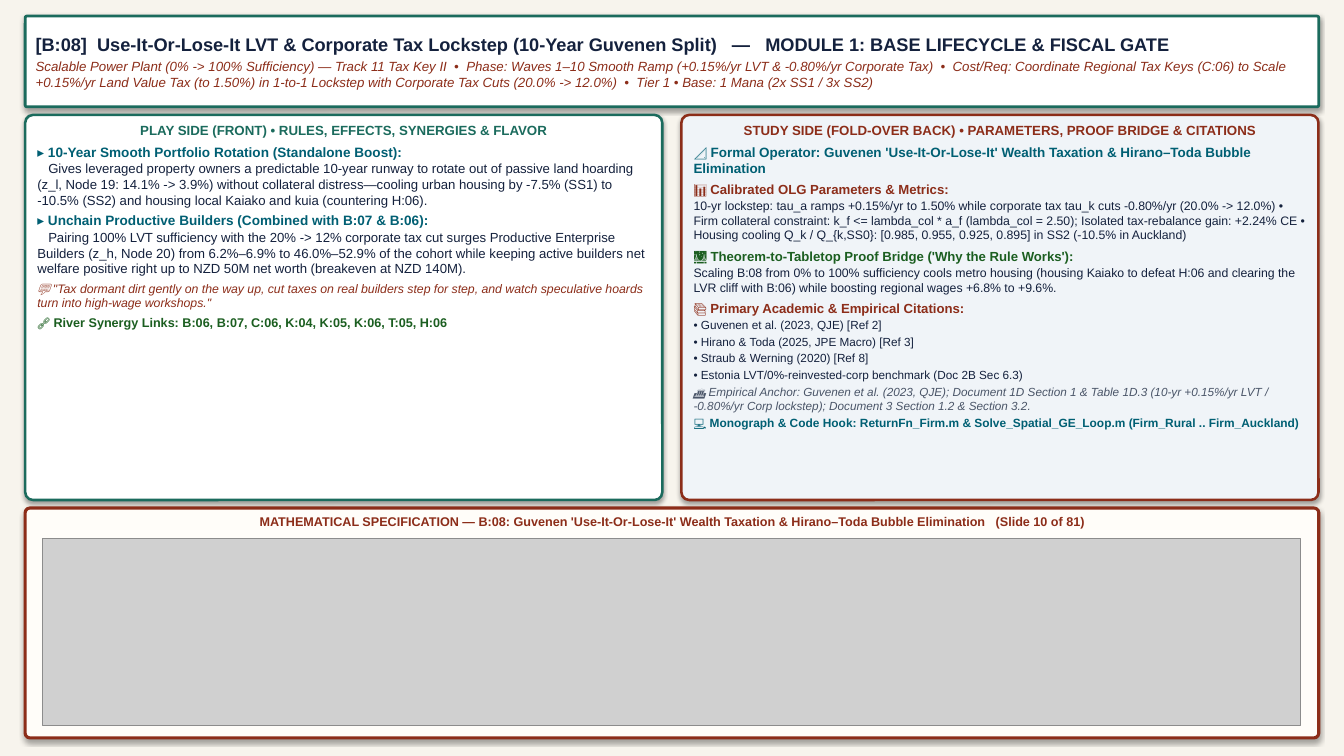
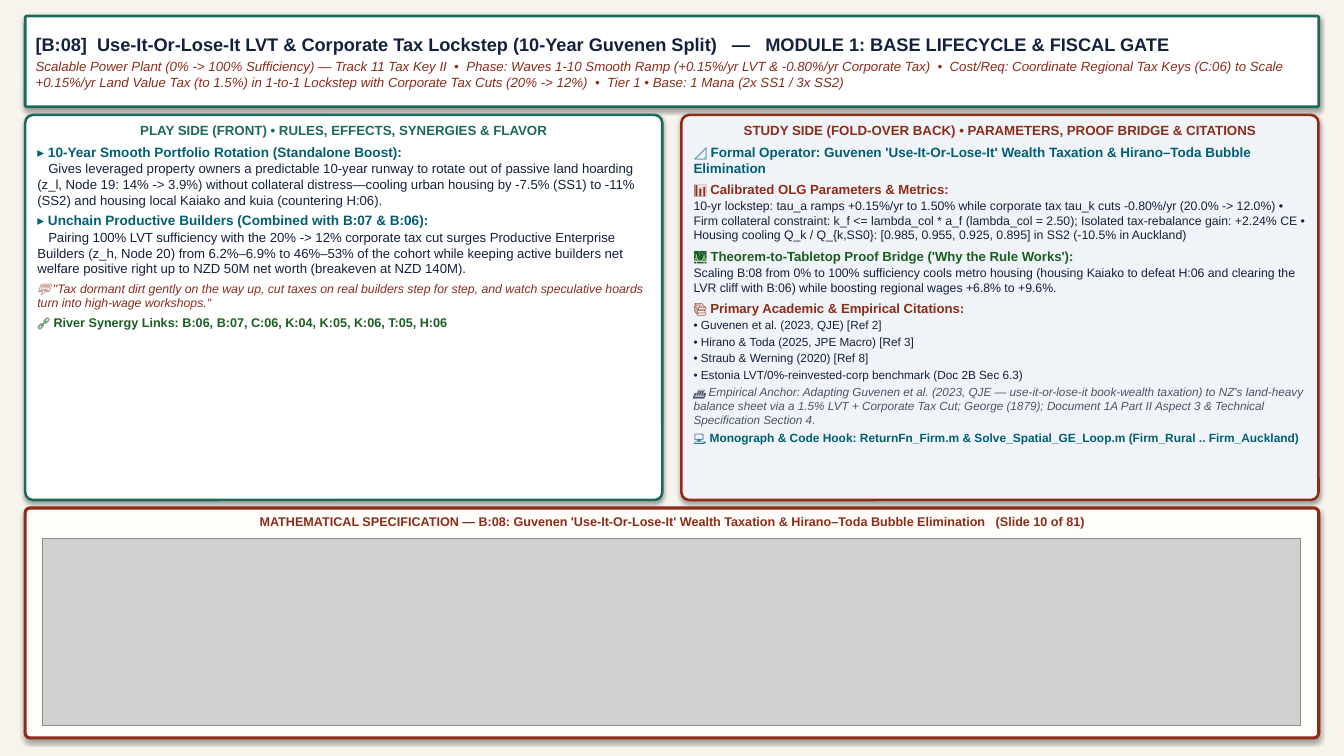
Before and after one commit to MichaelTiemann/IGWelfare-Game, a slide deck: slide 10 of output/foils_and_founders_study_slides_academic.pptx. Drawn at 1344x756 pixels with LibreOffice and Linux fonts; fonts in the diff are those of the drawing; grey boxes stand for pictures. Boxes give left, top, right and bottom in pixels: in the first picture for what was removed or moved away, otherwise in the second. Text is boxed around its words. In the diff, an @@ line names an element or a change of style, - is before the commit and + after.

```diff
--- a/output/foils_and_founders_study_slides_academic.pptx
+++ b/output/foils_and_founders_study_slides_academic.pptx
@@ text in rounded rectangle at [36,61,1283,90]: text changed @@
-Scalable Power Plant (0% -> 100% Sufficiency) — Track 11 Tax Key II • Phase: Waves 1–10 Smooth Ramp (+0.15%/yr LVT & -0.80%/yr Corporate Tax) • Cost/Req: Coordinate Regional Tax Keys (C:06) to Scale +0.15%/yr Land Value Tax (to 1.50%) in 1-to-1 Lockstep with Corporate Tax Cuts (20.0% -> 12.0%) • Tier 1 • Base: 1 Mana (2x SS1 / 3x SS2)
+Scalable Power Plant (0% -> 100% Sufficiency) — Track 11 Tax Key II • Phase: Waves 1-10 Smooth Ramp (+0.15%/yr LVT & -0.80%/yr Corporate Tax) • Cost/Req: Coordinate Regional Tax Keys (C:06) to Scale +0.15%/yr Land Value Tax (to 1.5%) in 1-to-1 Lockstep with Corporate Tax Cuts (20% -> 12%) • Tier 1 • Base: 1 Mana (2x SS1 / 3x SS2)
@@ text in rounded rectangle at [37,163,635,208]: text changed @@
-Gives leveraged property owners a predictable 10-year runway to rotate out of passive land hoarding (z_l, Node 19: 14.1% -> 3.9%) without collateral distress—cooling urban housing by -7.5% (SS1) to -10.5% (SS2) and housing local Kaiako and kuia (countering H:06).
+Gives leveraged property owners a predictable 10-year runway to rotate out of passive land hoarding (z_l, Node 19: 14% -> 3.9%) without collateral distress—cooling urban housing by -7.5% (SS1) to -11% (SS2) and housing local Kaiako and kuia (countering H:06).
@@ text in rounded rectangle at [37,232,623,276]: text changed @@
-Pairing 100% LVT sufficiency with the 20% -> 12% corporate tax cut surges Productive Enterprise Builders (z_h, Node 20) from 6.2%–6.9% to 46.0%–52.9% of the cohort while keeping active builders net welfare positive right up to NZD 50M net worth (breakeven at NZD 140M).
+Pairing 100% LVT sufficiency with the 20% -> 12% corporate tax cut surges Productive Enterprise Builders (z_h, Node 20) from 6.2%–6.9% to 46%–53% of the cohort while keeping active builders net welfare positive right up to NZD 50M net worth (breakeven at NZD 140M).
@@ text in rounded rectangle at [694,387,1303,427]: text changed @@
-🏛️ Empirical Anchor: Guvenen et al. (2023, QJE); Document 1D Section 1 & Table 1D.3 (10-yr +0.15%/yr LVT / -0.80%/yr Corp lockstep); Document 3 Section 1.2 & Section 3.2.
+🏛️ Empirical Anchor: Adapting Guvenen et al. (2023, QJE — use-it-or-lose-it book-wealth taxation) to NZ's land-heavy balance sheet via a 1.5% LVT + Corporate Tax Cut; George (1879); Document 1A Part II Aspect 3 & Technical Specification Section 4.
```
Also in this commit, not shown: 66 other slides changed, 4 other files.
